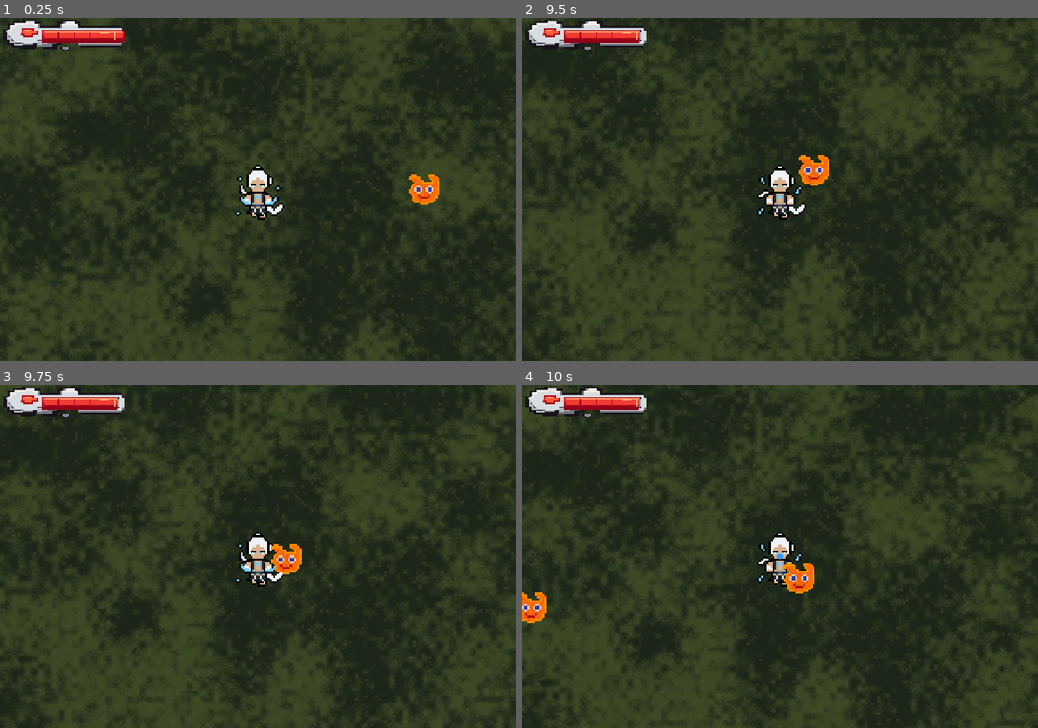
Above: before the commit, frames 1-4 (two rows, left to right).
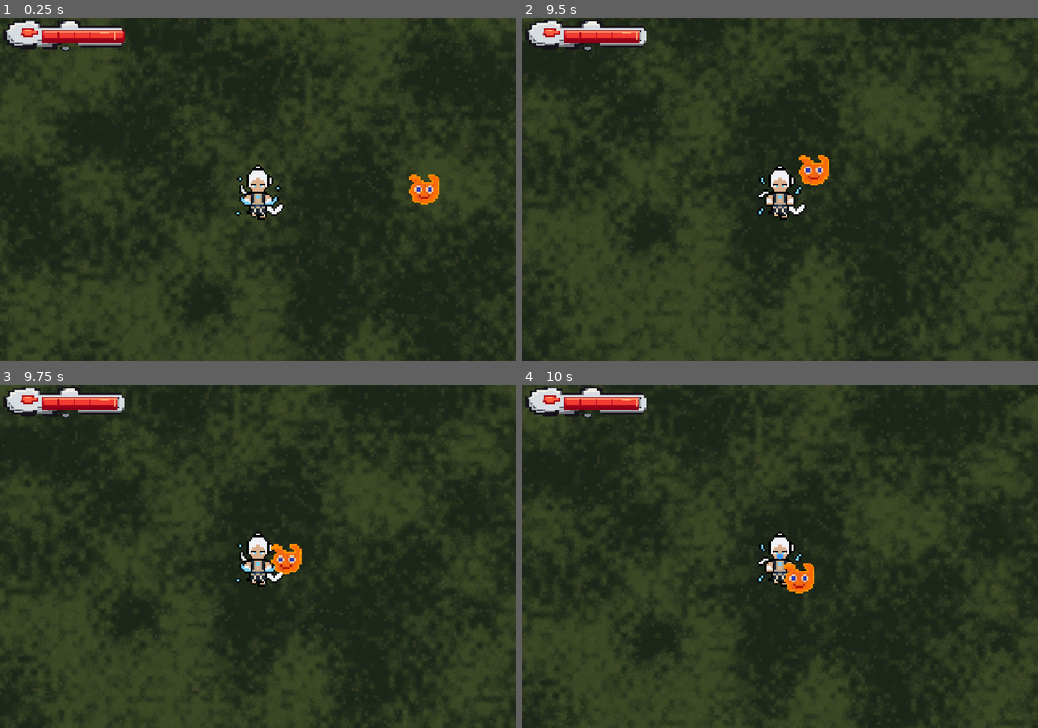
Above: after the commit, the same moments.

Repository: WolfScarlet47/FantasyOdyssey
Game: Godot game, scene res://assets/Scenaries/forest.tscn
Two runs of this game, one before a commit and one after it. Both use one fixed random seed, a clock stepped at 60 frames per second and the inputs below.
Inputs:
- Up to frame 1 (0.25 s): no input
- Up to frame 2 (9.5 s): hold Right (ui_right) 0.53-1.28 s; hold Down (ui_down) 1.28-2.03 s; hold Right (ui_right) 2.03-2.78 s; hold Up (ui_up) 2.78-3.53 s; hold Left (ui_left) 3.53-5.03 s; hold Down (ui_down) 5.03-5.78 s; hold Right (ui_right) 5.78-6.53 s; hold Up (ui_up) 6.53-7.28 s; hold Right (ui_right) 7.28-8.03 s; hold Down (ui_down) 8.03-8.78 s; hold Left (ui_left) from 8.78 s (still down)
- Up to frame 3 (9.75 s): release Left (ui_left) at 9.53 s; hold Up (ui_up) from 9.53 s (still down)
- Up to frame 4 (10 s): keep holding Up (ui_up)

Frames 1-3 are identical in both runs. In frame 4, 0.3% of the frame differs, in the area x 0-5%, y 60-70%.

Commit message:
Integra el disparo automático con las oleadas

Diff:
--- a/assets/Scenaries/animated_sprite_2d.gd
+++ b/assets/Scenaries/animated_sprite_2d.gd
@@ -6,27 +6,22 @@
 const VIDA_MAXIMA: float = 100.0
 const DANIO_POR_SEGUNDO: float = 5.0
 const ALCANCE_DISPARO: float = 250.0
-const MAX_ENEMIGOS: int = 10
 
-const ESCENA_ENEMIGO: PackedScene = preload("res://assets/Scenaries/enemy.tscn")
 const ESCENA_PROYECTIL: PackedScene = preload("res://assets/Scenaries/projectile.tscn")
 
 var vida: float = VIDA_MAXIMA
 var enemigos_en_contacto: Array[Area2D] = []
 var barra_vida: TextureProgressBar
-var generador_aleatorio := RandomNumberGenerator.new()
 
 
 func _ready() -> void:
 	barra_vida = get_node("../HealthHUD/HealthBar") as TextureProgressBar
 	$DamageArea.area_entered.connect(_on_damage_area_entered)
 	$DamageArea.area_exited.connect(_on_damage_area_exited)
-	generador_aleatorio.randomize()
 	_actualizar_barra_vida()
 
-	# Los dos temporizadores funcionan por separado y esperan 10 segundos.
+	# Zuo dispara automáticamente cada diez segundos.
 	_crear_temporizador(10.0, _disparar_al_enemigo_mas_cercano)
-	_crear_temporizador(10.0, _crear_enemigo)
 
 
 func _process(delta: float) -> void:
@@ -53,7 +48,7 @@
 			$DamageArea.set_deferred("monitoring", false)
 
 
-# Crea un temporizador independiente para cada acción automática.
+# Crea el temporizador para una acción automática.
 func _crear_temporizador(intervalo: float, accion: Callable) -> void:
 	var temporizador := Timer.new()
 	temporizador.wait_time = intervalo
@@ -90,31 +85,6 @@
 	proyectil.launch(global_position.direction_to(enemigo_cercano.global_position))
 
 
-# Crea enemigos alrededor de Zuo sin superar el máximo de diez.
-func _crear_enemigo() -> void:
-	if vida <= 0.0 or not visible:
-		return
-
-	if get_tree().get_nodes_in_group("enemies").size() >= MAX_ENEMIGOS:
-		return
-
-	# Prueba varias posiciones para encontrar una que quede dentro del mapa.
-	for intento in range(20):
-		var angulo := generador_aleatorio.randf_range(0.0, TAU)
-		var distancia := generador_aleatorio.randf_range(500.0, 750.0)
-		var posicion := global_position + Vector2.RIGHT.rotated(angulo) * distancia
-
-		if posicion.x < MARGEN_LIMITE or posicion.x > TAMANO_MAPA.x - MARGEN_LIMITE:
-			continue
-		if posicion.y < MARGEN_LIMITE or posicion.y > TAMANO_MAPA.y - MARGEN_LIMITE:
-			continue
-
-		var enemigo := ESCENA_ENEMIGO.instantiate() as Area2D
-		get_parent().add_child(enemigo)
-		enemigo.global_position = posicion
-		return
-
-
 # Añade a la lista los enemigos que entran en contacto con Zuo.
 func _on_damage_area_entered(area: Area2D) -> void:
 	if area.is_in_group("enemies") and not enemigos_en_contacto.has(area):
